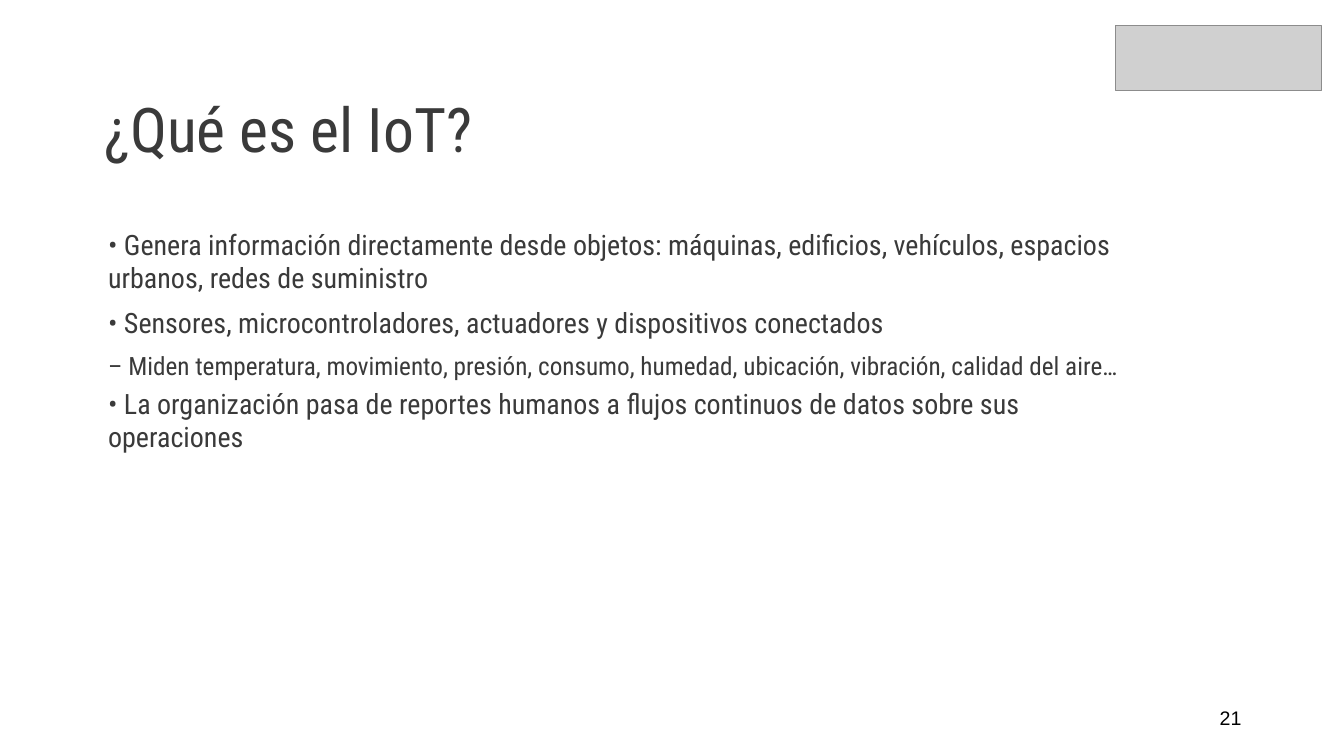
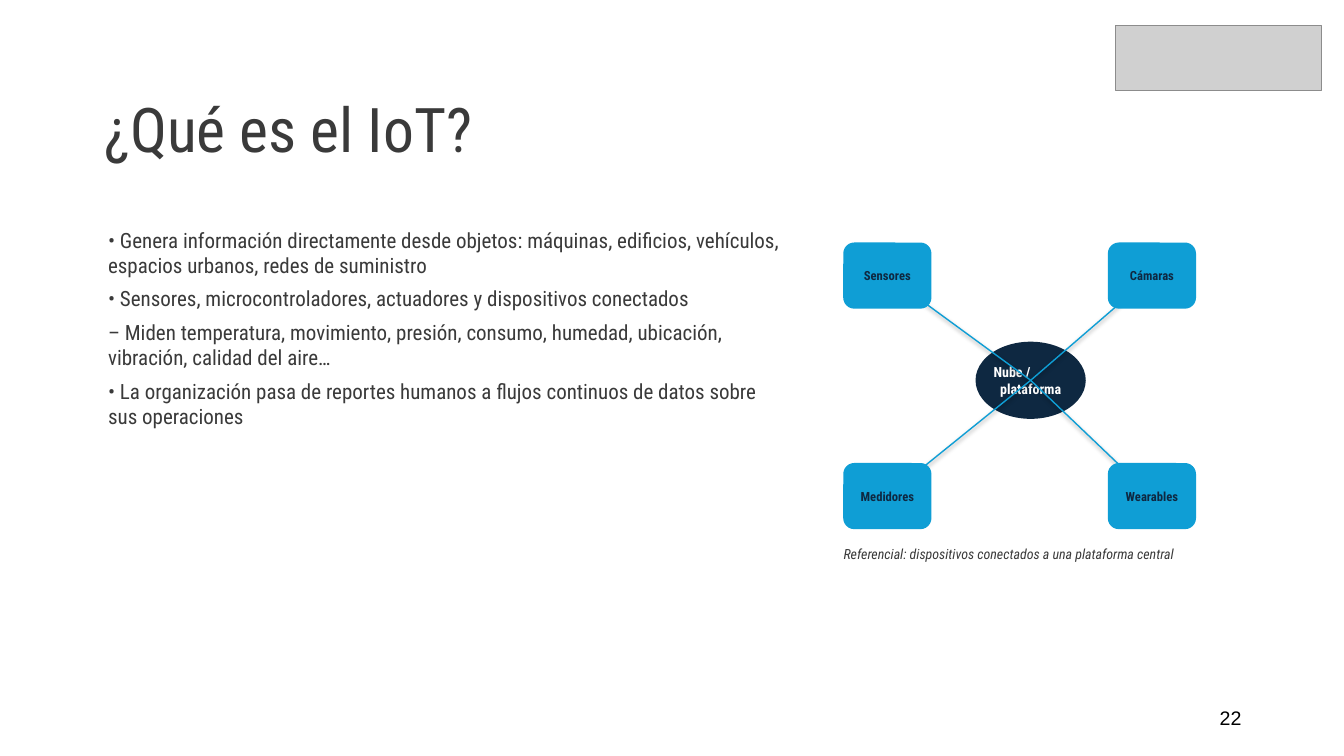
Before and after one commit to diegozamoranoWP/Diplomado-PUCV, a slide deck: slide 22 of Modulo_3_Transformacion_Digital/Clase_1_Transformacion_Digital.pptx (slide 21 before the commit). Drawn at 1344x756 pixels with LibreOffice and Linux fonts; fonts in the diff are those of the drawing; grey boxes stand for pictures. Boxes give left, top, right and bottom in pixels: in the first picture for what was removed or moved away, otherwise in the second. Text is boxed around its words. In the diff, an @@ line names an element or a change of style, - is before the commit and + after.

```diff
--- a/Modulo_3_Transformacion_Digital/Clase_1_Transformacion_Digital.pptx
+++ b/Modulo_3_Transformacion_Digital/Clase_1_Transformacion_Digital.pptx
@@ text "• Genera información directamente desde ..." at [108, 232, 779, 429]: size 20 to 15 pt in "• Genera información directamente desde objetos: máquinas, ...", "• Sensores, microcontroladores, actuadores y dispositivos co ...", "• La organización pasa de reportes humanos ..."; size 18 to 15 pt in "– Miden temperatura, movimiento, presión, consumo, humedad, ..."; less space between paragraphs; more space between paragraphs @@
@@ rounded rectangle added at [844, 243, 932, 310], fill #0F9ED5, 9 pt, text #0E2841, bold @@
+Sensores
@@ rounded rectangle added at [1108, 243, 1196, 310], fill #0F9ED5, 9 pt, text #0E2841, bold @@
+Cámaras
@@ line added from (1031, 380) to (887, 275), #0F9ED5 1 pt @@
@@ line added from (1031, 380) to (1152, 275), #0F9ED5 1 pt @@
@@ ellipse added at [976, 342, 1086, 419], fill #0E2841, 10 pt, text #FFFFFF, bold @@
+Nube /
+plataforma
@@ line added from (1031, 380) to (887, 496), #0F9ED5 1 pt @@
@@ line added from (1031, 380) to (1152, 496), #0F9ED5 1 pt @@
@@ rounded rectangle added at [844, 463, 932, 529], fill #0F9ED5, 9 pt, text #0E2841, bold @@
+Medidores
@@ rounded rectangle added at [1108, 463, 1196, 529], fill #0F9ED5, 9 pt, text #0E2841, bold @@
+Wearables
@@ text added at [844, 548, 1174, 562], 10 pt, text #3A3A3A, italic @@
+Referencial: dispositivos conectados a una plataforma central
@@ text at [1220, 711, 1242, 725]: text changed @@
-21
+22
```
Also in this commit, not shown: 31 other slides changed, 1 slide added.
